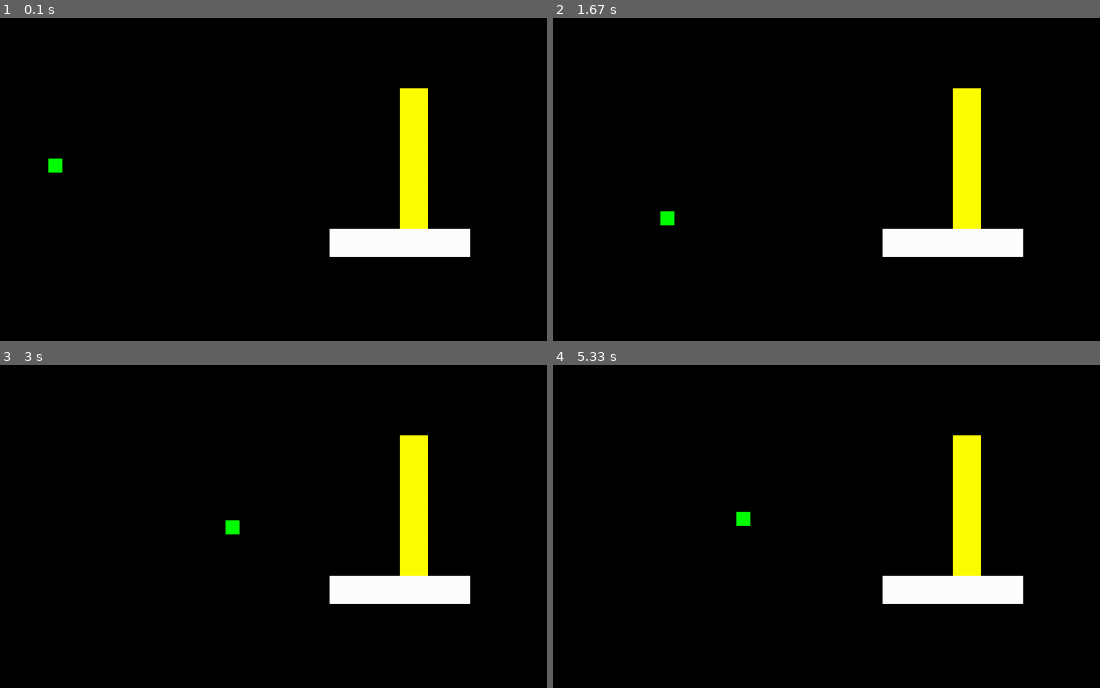
Above: before the commit, frames 1-4 (two rows, left to right).
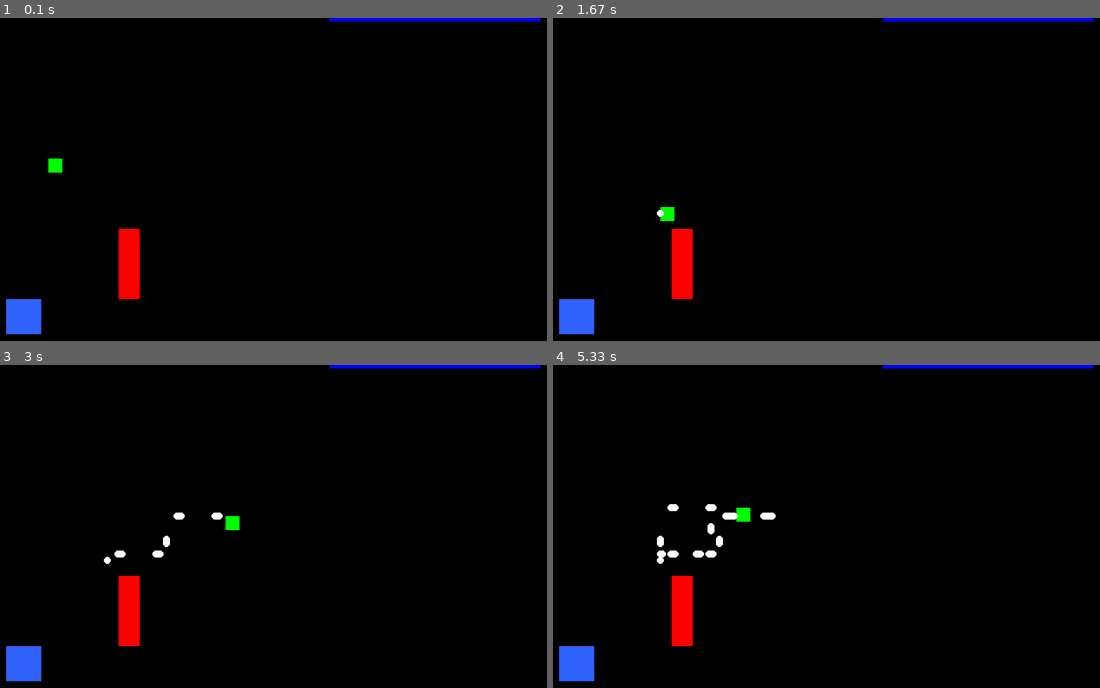
Above: after the commit, the same moments.

Repository: mcelrea/PyGameDemo2021
Game: pygame game, started from main.py
Two runs of this game, one before a commit and one after it. Both use one fixed random seed, a clock stepped at 60 frames per second and the inputs below.
Inputs:
- Up to frame 1 (0.1 s): no input
- Up to frame 2 (1.67 s): hold S 0.33-0.8 s; hold Right 0.33-0.8 s; hold A 0.83-1.3 s; hold Right 0.83-1.3 s; tap Space at 0.9, 1.2 s; tap W at 1.33 s
- Up to frame 3 (3 s): hold Right 1.67-2.13 s; tap Space at 1.73, 2.03, 2.23, 2.57, 2.87 s; hold Up 2.17-2.47 s; hold Right 2.5-2.97 s
- Up to frame 4 (5.33 s): hold Left 3-3.53 s; tap Space at 3.07, 3.37, 3.63, 3.97, 4.27, 4.4, 4.8, 5.1 s; hold Down 3.57-3.87 s; hold Left 3.9-4.3 s; hold Up 4.33-4.7 s; hold Right from 4.73 s (still down)

The runs differ from the first frame. In frame 1, 6.7% of the frame differs, in the area x 1-99%, y 0-99%; in frame 2, 6.8%; in frame 3, 7.1%; in frame 4, 7.4%.

Commit message:
added walls and beginning of player bullets

Diff:
--- /dev/null
+++ b/bullet.py
@@ -0,0 +1,20 @@
+import pygame
+
+class Bullet:
+
+    # attributes, what a Bullet is
+    x = 0
+    y = 0
+    color = (255,255,255)
+    radius = 5
+    xvel = 0 #x-velocity of the bullet
+    yvel = 0 #y-velocity of the bullet
+
+    # constructor: how new Bullets get made
+    def __init__(self, x, y):
+        self.x = x
+        self.y = y
+
+    # functions: what a Bullet can do
+    def draw(self, screen):
+        pygame.draw.circle(screen, self.color, (self.x, self.y), self.radius)
--- a/main.py
+++ b/main.py
@@ -1,6 +1,7 @@
 import pygame
 from player import *
 from wall import *
+from bullet import *
 
 #start the pygame engine
 pygame.init()
@@ -8,13 +9,39 @@
 #game variables
 gameOver = False
 p1 = Player(100,200,(0,255,0))
-wall1 = Wall(500,300,200,40,(255,255,255))
-wall2 = Wall(600,100,40,200,(255,255,0))
+walls = [] #create a LIST where I can store EVERY wall
+player_bullets = [] #create a LIST where I can store EVERY player bullet on the screen
 
 #game independent variables (needed for every pygame)
 FPS = 60 #60 Frames Per Second for the game update cycle
 fpsClock = pygame.time.Clock() #used to lock the game to 60 FPS
 screen = pygame.display.set_mode((1280,720)); #initialize the game window
+
+def create_level_1():
+    global walls
+    walls.clear() #empty the list out
+    walls.append(Wall(200,300,30,100,(255,0,0)))
+    walls.append(Wall(500,0,300,5,(0,0,255)))
+    walls.append(Wall(40,400,50,50,(50,100,255)))
+
+#Abstraction: It will use a list, for loop and if statements
+def check_for_wall_collision():
+    for i in range(len(walls)):
+        if p1.getCollisionRectangle().colliderect(walls[i].getCollisionRectangle()):
+            return True #found a collision
+
+    return False #no collision
+
+
+# abstraction: a piece of code that solves a particular problem
+#              and is resuseble. Preferable contains for loops and ifs
+def draw_walls():
+    for i in range(len(walls)):
+        walls[i].draw(screen)
+
+def draw_player_bullets():
+    for i in range(len(player_bullets)):
+        player_bullets[i].draw(screen)
 
 def clear_screen():
     pygame.draw.rect(screen, (0,0,0), (0, 0, 1280, 720))
@@ -26,23 +53,30 @@
     oldy = p1.getY()
 
     pressed = pygame.key.get_pressed() #all the keys that have been pressed
+
+    #MOVE PLAYER
     if pressed[pygame.K_d] or pressed[pygame.K_RIGHT]:
         p1.moveRight()
+        if check_for_wall_collision() == True:
+            p1.moveLeft() #undo the move right
     if pressed[pygame.K_a] or pressed[pygame.K_LEFT]:
         p1.moveLeft()
+        if check_for_wall_collision() == True:
+            p1.moveRight() #undo the move left
     if pressed[pygame.K_w]  or pressed[pygame.K_UP]:
         p1.moveUp()
+        if check_for_wall_collision() == True:
+            p1.moveDown() #undo the move up
     if pressed[pygame.K_s] or pressed[pygame.K_DOWN]:
         p1.moveDown()
+        if check_for_wall_collision() == True:
+            p1.moveUp() #undo the move down
 
-    if p1.getCollisionRectangle().colliderect(wall1.getCollisionRectangle()):
-        p1.changePosition(oldx,oldy)
-    if p1.getCollisionRectangle().colliderect(wall2.getCollisionRectangle()):
-        p1.changePosition(oldx,oldy)
+    if pressed[pygame.K_SPACE]:
+        player_bullets.append(Bullet(p1.x, p1.y))
 
 
-
-
+create_level_1()
 #main while loop
 while not gameOver:
     #loop through and empty the event queue, key presses
@@ -62,8 +96,8 @@
     #(4) Draw everything to the screen
     clear_screen()
     p1.draw(screen)
-    wall1.draw(screen)
-    wall2.draw(screen)
+    draw_walls()
+    draw_player_bullets()
 
     #put all the graphics on the screen
     #should be the LAST LINE of game code
